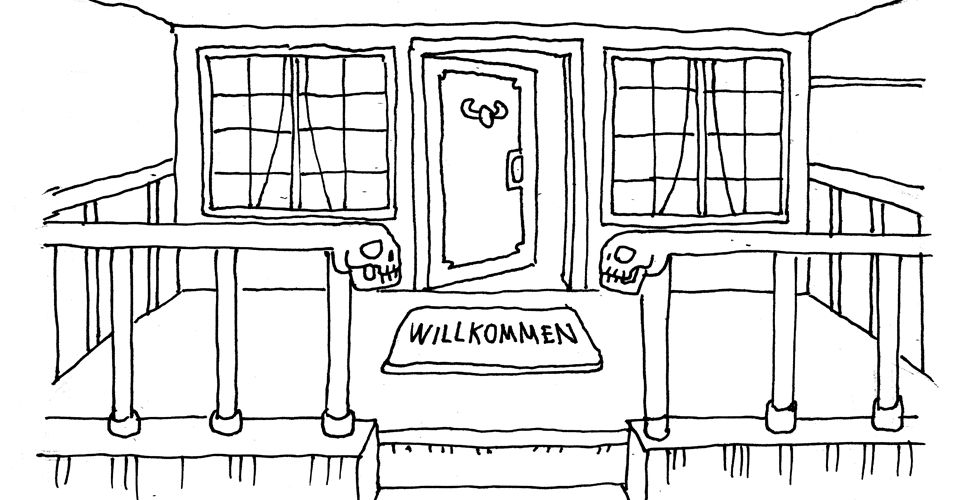
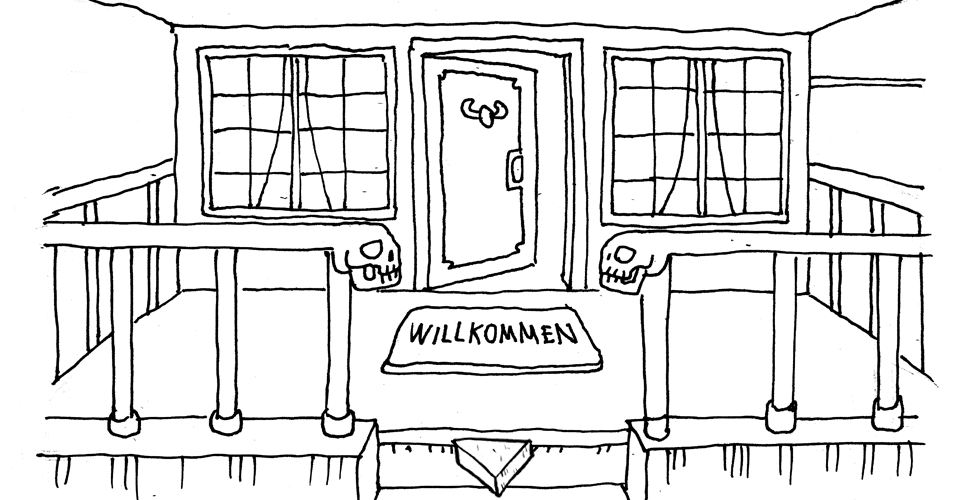
Before/after of a 960px x 500px layered artwork. What changed in the layer stack:
added layer "Layer 2" above "Layer 1" over left=450, top=436, right=535, bottom=499
